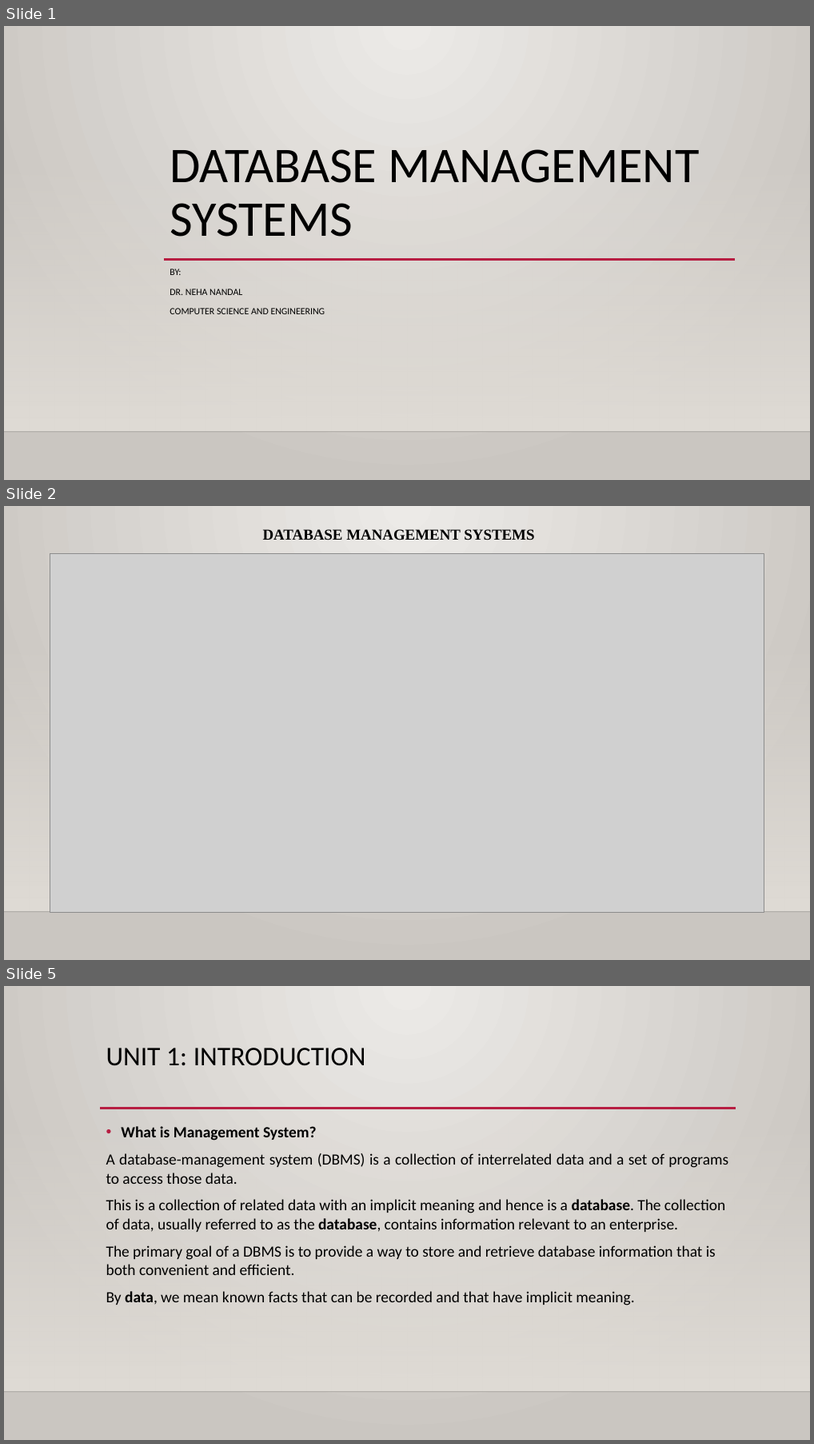
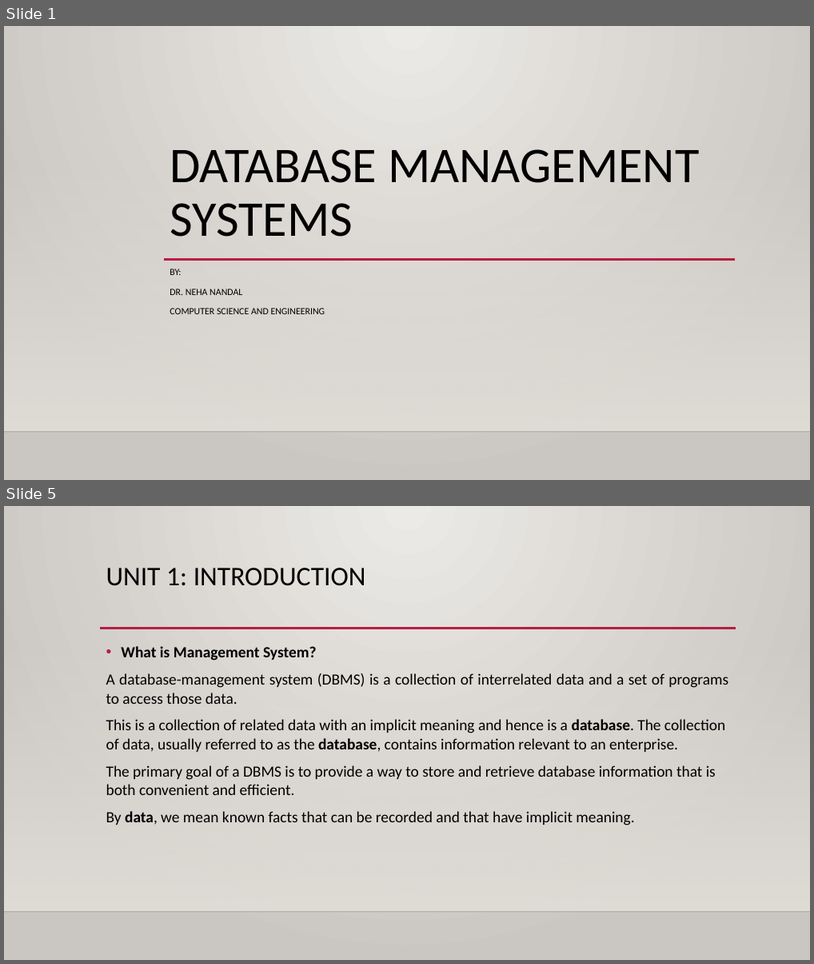
Before and after one commit to nandalneha/Database-Management-Systems, a slide deck: UNIT 1.pptx. Shown one above the other, each under a label of ours: slides 1, 2 and 5 before the commit, slides 1 and 5 after it; the slides between them are not shown. The pictures are 814x1444 and 814x964 pixels, drawn with LibreOffice and Linux fonts; fonts in the diff are those of the drawing; grey boxes stand for pictures; background and template pictures are left out. Boxes give left, top, right and bottom in pixels: in the first picture for what was removed or moved away, otherwise in the second. Text is boxed around its words. In the diff, an @@ line names an element or a change of style, - is before the commit and + after.

```diff
--- a/UNIT 1.pptx
+++ b/UNIT 1.pptx
@@ slide 2 removed at bbox=[4, 506, 810, 960], background gradient #ECEAE7 to #CAC7C1; not listed: 2 template elements that a slide beside it also shows @@
@@ text removed at bbox=[263, 529, 534, 540] @@
-DATABASE MANAGEMENT SYSTEMS
@@ picture removed at bbox=[50, 553, 765, 912] @@
```
Also in this commit, not shown: 1 slide changed, 3 slides added, 10 other slides removed, 1 other file.
